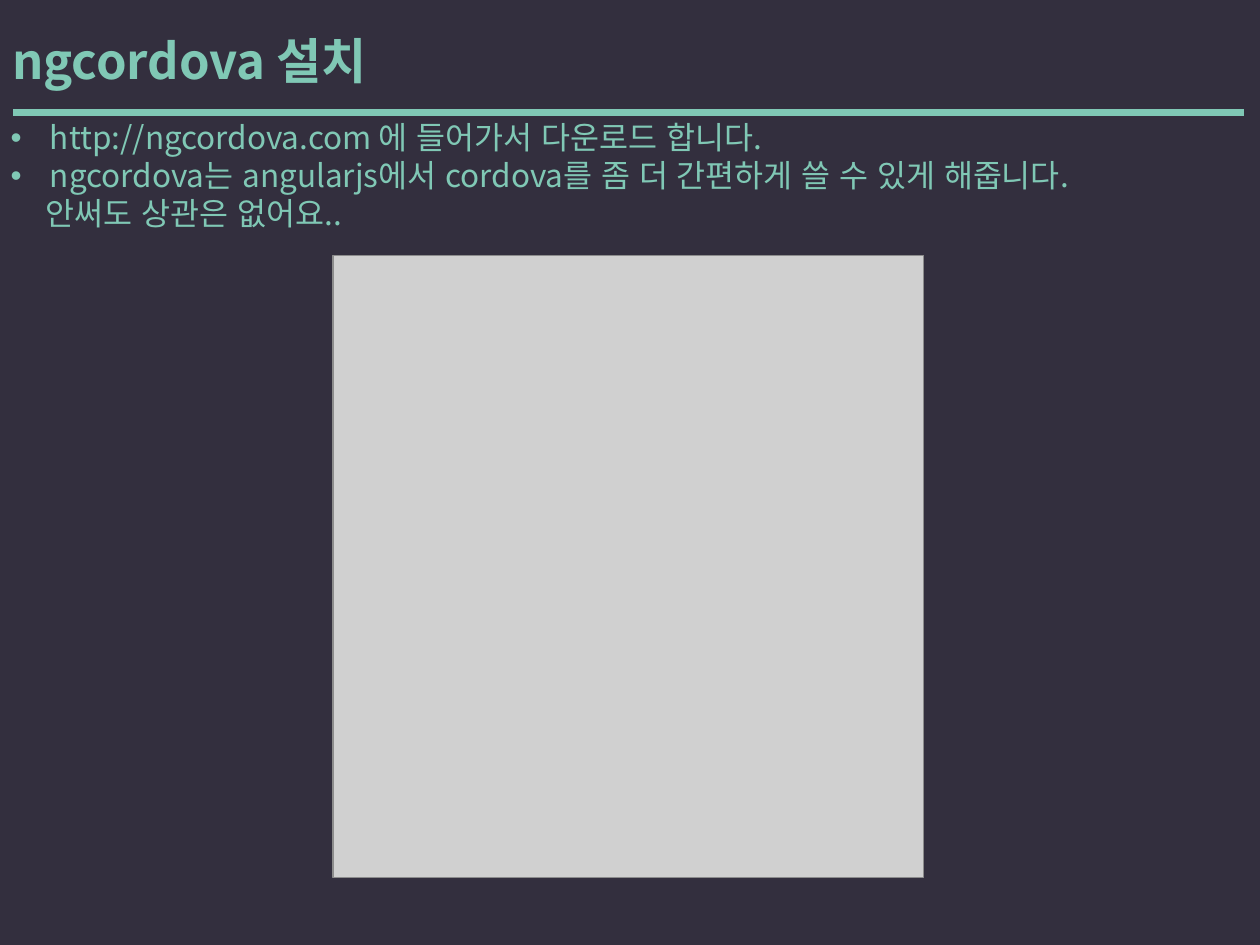
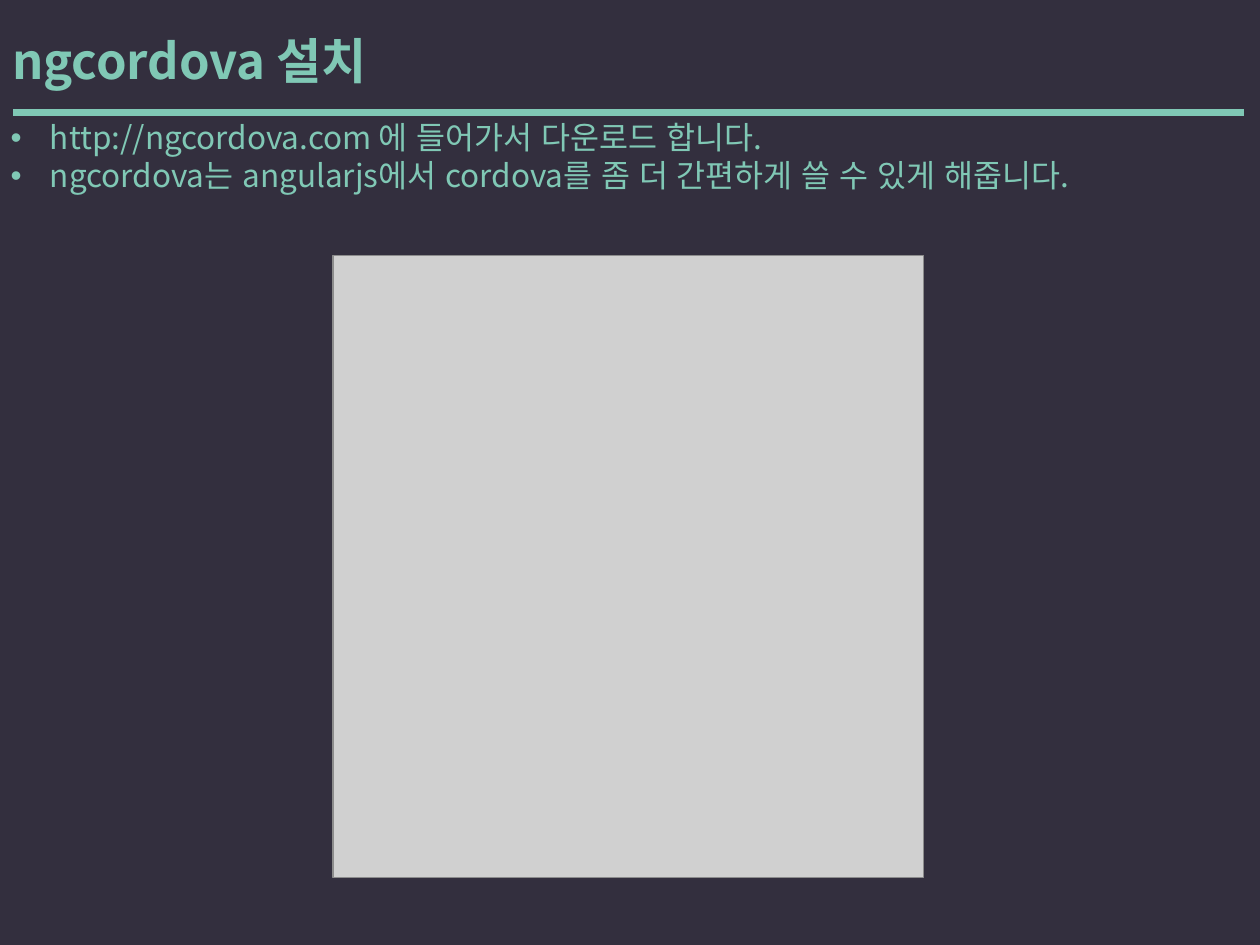
Before and after one commit to yysstory/mozzi, a slide deck: slide 85 of DOCS/1.pptx (slide 84 before the commit). Drawn at 1260x945 pixels with LibreOffice and Linux fonts; fonts in the diff are those of the drawing; grey boxes stand for pictures. Boxes give left, top, right and bottom in pixels: in the first picture for what was removed or moved away, otherwise in the second. Text is boxed around its words. In the diff, an @@ line names an element or a change of style, - is before the commit and + after.

```diff
--- a/DOCS/1.pptx
+++ b/DOCS/1.pptx
@@ text at [46,193,341,228]: paragraph removed @@
-안써도 상관은 없어요..
```
Also in this commit, not shown: 6 other slides changed, 3 other files.
